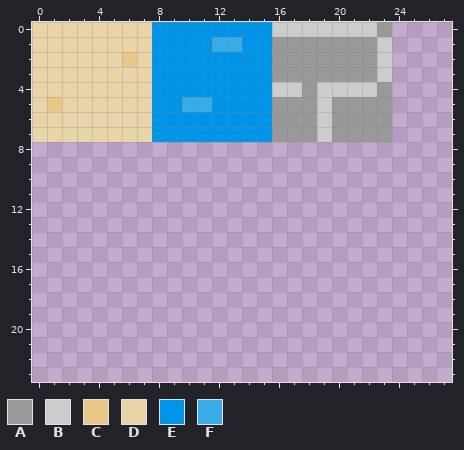
File history of a pixel-art file, res/tiles.ase. Above: the version before the commit.
128x128 pixels, 1 frame. Shown: x 0..27, y 0..23.
Palette (. is transparent): A #999999  B #cccccc  C #e8c789  D #ead4aa  E #0095e9  F #39ace6
After the commit:
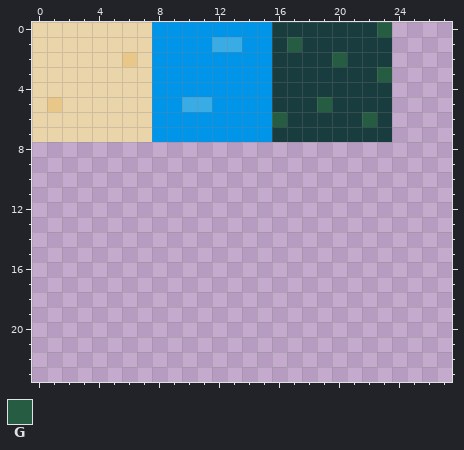
Colours new in this view: G #265c42
Edits made:
colour A: #999999 -> #193c3e
y 0: x 16..23 BBBBBBBA -> AAAAAAAG
y 1: x 17 A -> G; x 23 B -> A
y 2: x 20 A -> G; x 23 B -> A
y 3: x 23 B -> G
y 4: x 16..17 BB -> AA; x 19..22 BBBB -> AAAA
y 5: x 19 B -> G
y 6: x 16 A -> G; x 19 B -> A; x 22 A -> G
y 7: x 19 B -> A
